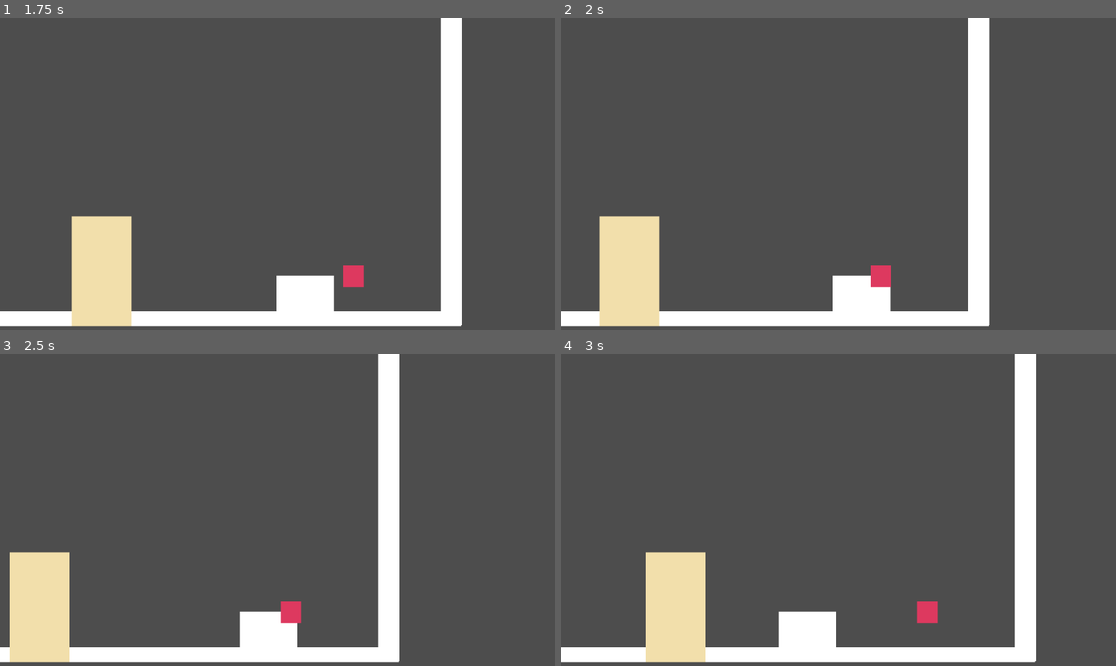
Above: before the commit, frames 1-4 (two rows, left to right).
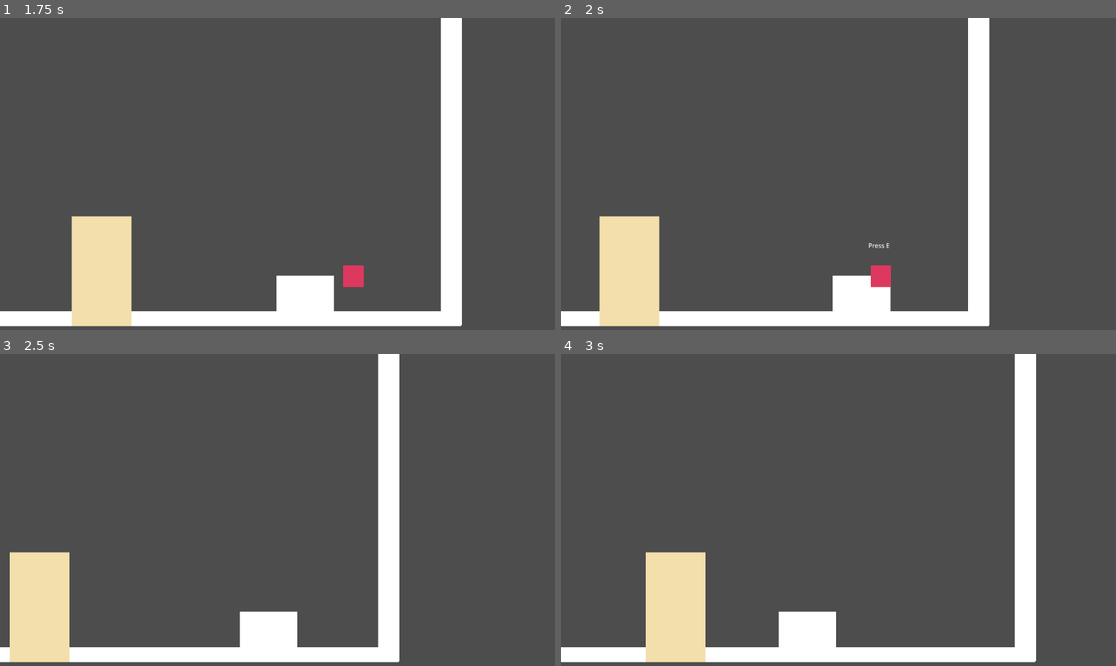
Above: after the commit, the same moments.

Repository: LouisZCode/love_dog_brackeysJam_2025
Game: Godot game, scene res://scenes/game.tscn
Two runs of this game, one before a commit and one after it. Both use one fixed random seed, a clock stepped at 60 frames per second and the inputs below.
Inputs:
- Up to frame 1 (1.75 s): hold Space (run) 0.53-1.28 s; hold Right (ui_right) from 0.53 s (still down); tap E (interact) at 0.6, 1.55 s; tap Space (run) at 1.35 s
- Up to frame 2 (2 s): keep holding Right (ui_right)
- Up to frame 3 (2.5 s): tap E (interact) at 2, 2.1 s; release Right (ui_right) at 2.03 s; hold Left (ui_left) from 2.03 s (still down); hold Space (run) from 2.03 s (still down)
- Up to frame 4 (3 s): release Left (ui_left) at 2.78 s; release Space (run) at 2.78 s; hold Right (ui_right) from 2.78 s (still down); tap Space (run) at 2.85 s

Frame 1 is identical in both runs. In frame 2, less than 0.1% of the frame differs, in the area x 55-60%, y 72-74%; in frame 3, 0.3%; in frame 4, 0.3%, in the area x 64-68%, y 79-87%.

Commit message:
Made problems interactable
Click E to interact with th eproblem

Diff:
--- a/scenes/problem.tscn
+++ b/scenes/problem.tscn
@@ -9,14 +9,8 @@
 script = ExtResource("1_dhuld")
 
 [node name="CollisionShape2D" type="CollisionShape2D" parent="."]
+z_index = 1
 shape = SubResource("RectangleShape2D_mvjxg")
-
-[node name="ColorRect" type="ColorRect" parent="CollisionShape2D"]
-offset_left = -27.0
-offset_top = -29.0
-offset_right = 26.0
-offset_bottom = 28.0
-color = Color(0.864633, 0.221863, 0.373209, 1)
 
 [node name="RichTextLabel" type="RichTextLabel" parent="."]
 offset_left = -33.0
@@ -24,3 +18,13 @@
 offset_right = 51.0
 offset_bottom = -52.0
 text = "Press E"
+
+[node name="ColorRect" type="ColorRect" parent="."]
+offset_left = -27.0
+offset_top = -29.0
+offset_right = 26.0
+offset_bottom = 28.0
+color = Color(0.864633, 0.221863, 0.373209, 1)
+
+[connection signal="body_entered" from="." to="." method="_on_body_entered"]
+[connection signal="body_exited" from="." to="." method="_on_body_exited"]
--- a/script/problem.gd
+++ b/script/problem.gd
@@ -2,25 +2,36 @@
 
 @onready var prompt_label: RichTextLabel = $RichTextLabel
 
+
 var can_interact := false
 
 func _ready():
+	# Make sure label exists
+	if not prompt_label:
+		push_error("Label node not found in Problem scene")
+		return
+	prompt_label.text = "Press E"
 	prompt_label.hide()
+	# Debug print to confirm script is running
+	print("Problem initialized")
 
 func _process(_delta):
 	if can_interact and Input.is_action_just_pressed("interact"):
 		solve_problem()
 
 func _on_body_entered(body):
+	print("Body entered:", body.name)  # Debug print
 	if body.is_in_group("player"):
 		can_interact = true
 		prompt_label.show()
+		print("Player detected, showing prompt")  # Debug print
 
 func _on_body_exited(body):
+	print("Body exited:", body.name)  # Debug print
 	if body.is_in_group("player"):
 		can_interact = false
 		prompt_label.hide()
 
 func solve_problem():
-	# Play solve animation/sound here later
-	queue_free()  # For now, just remove the problem
+	print("Problem solved!")  # Debug print
+	queue_free()
